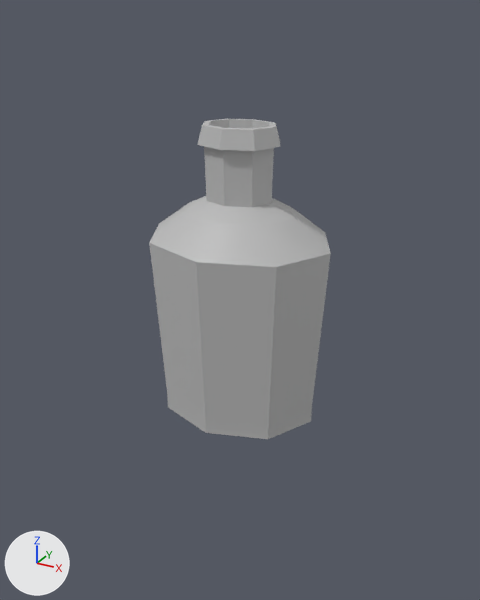
The FBX model AllNighter/Assets/Models/ZjackyScene/bottle3.fbx, before and after one commit.
Both versions are drawn from a 50 mm lens placed at (0.0381, -0.0691, 0.0501), pointed at (-0.0004, 0.0009, 0.0151). Lighting does not change. The marker at lower left points along +X, +Y and +Z. Where no turn or scale is listed for an object, it has been applied to the vertices. Vertices at the same position are counted once.
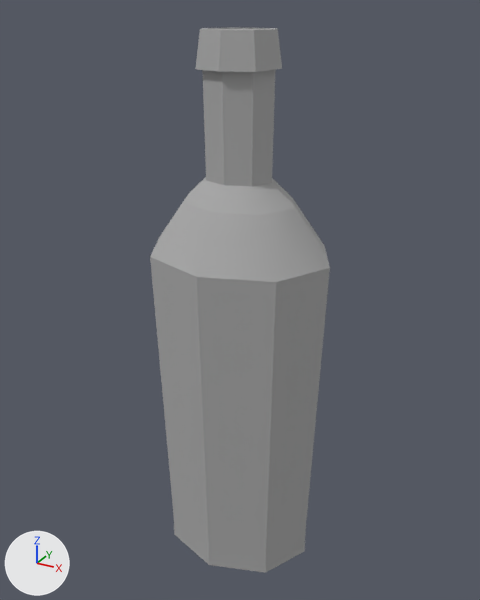
ob_pcylinder1 is not drawn itself; it is the parent of ob_polysurface1.

The change in detail:
Material 'lambert1' (mat_lambert1) changes colour from grey #bcbcbc to grey #aaaaaa; in linear values from (0.5, 0.5, 0.5) to (0.4, 0.4, 0.4).
In material 'lambert1' (mat_lambert1), roughness goes from 0.5 to 0.896.
me_mesh has 114 vertices, 120 faces and spans x -1.21..1.21, y -1.19..2.57, z -1.0..1.0.
me_mesh is used by ob_polysurface4; parent ob_polysurface1; location (0.0, 0.0, 0.0).
me_mesh part 1: all faces are now shaded flat (120 of 120 changed).
Object 'pCylinder1' (ob_pcylinder1) moves from (0.0, 0.0, 0.0121) to (-0.00978, 0.00353, 0.174).
Object 'pCylinder1' (ob_pcylinder1) is rescaled from (0.01, 0.01, 0.01) to (0.01, 0.0187, 0.01).
Object 'polySurface2' (ob_polysurface2) is deleted.
Object 'polySurface4' (ob_polysurface4) moves from (0.0, 0.0, 0.0) to (0.978, -9.308, 0.353).

Where the change shows, as pixel boxes [x1, y1, x2, y2] in the pictures (480 x 600 px):
'polySurface4', recoloured, surface changed, shading changed, moved, rescaled (70% taller): before [149, 119, 331, 439]; after [150, 27, 330, 573]
